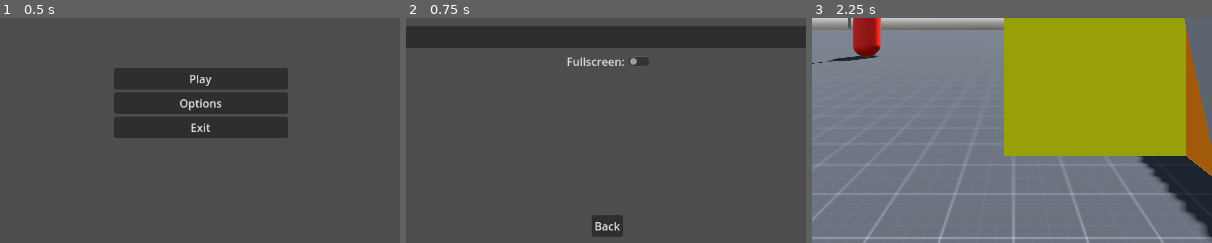
Above: before the commit, frames 1-3 (left to right).
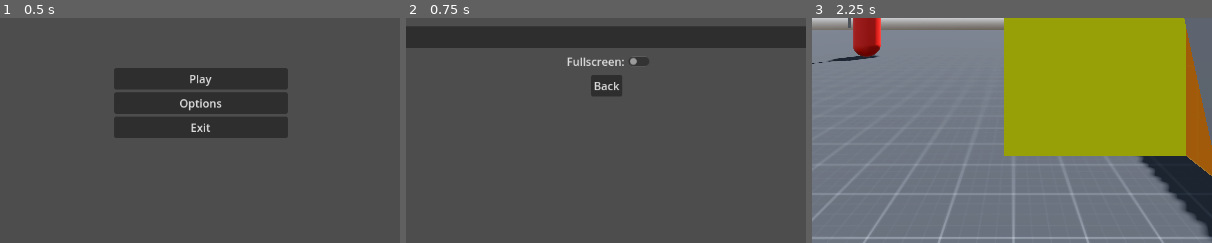
Above: after the commit, the same moments.

Repository: BlackOwlHU/ProjectParry
Game: Godot game, scene res://scenes/menu.tscn
Same seed, same stepped clock (60 frames per second), same inputs: the game is played once before the commit and once after it.
Inputs:
- Up to frame 1 (0.5 s): no input
- Up to frame 2 (0.75 s): click "Options" at 0.5 s
- Up to frame 3 (2.25 s): click "Back" at 1.25 s; click "Play" at 2 s
The pictures show only the part of the screen within x 25-75%, y 50-100%; the shares and areas given below are measured in that part.

Frame 1 is identical in both runs. In frame 2, 1.4% of the frame differs, in the area x 46-55%, y 25-98%; in frame 3, nothing differs.

Commit message:
a0.6
improvements for settings and fixed enemy collison when dead

Diff:
--- a/characters/basic_sword_enemy.tscn
+++ b/characters/basic_sword_enemy.tscn
@@ -28,13 +28,13 @@
 [node name="BodyCollison" type="CollisionShape3D" parent="."]
 shape = SubResource("CapsuleShape3D_ulxrb")
 
+[node name="Area3D" type="Area3D" parent="."]
+
+[node name="DamageRegister" type="CollisionShape3D" parent="Area3D"]
+shape = SubResource("CapsuleShape3D_ulxrb")
+
 [node name="EnemyBody" type="MeshInstance3D" parent="."]
 mesh = SubResource("CapsuleMesh_7d5yk")
-
-[node name="Area3D" type="Area3D" parent="EnemyBody"]
-
-[node name="DamageRegister" type="CollisionShape3D" parent="EnemyBody/Area3D"]
-shape = SubResource("CapsuleShape3D_ulxrb")
 
 [node name="Right_Arm" type="Node3D" parent="."]
 
@@ -54,6 +54,8 @@
 wait_time = 0.1
 autostart = true
 
-[connection signal="area_entered" from="EnemyBody/Area3D" to="." method="_on_area_3d_area_entered"]
+[node name="AnimationPlayer" type="AnimationPlayer" parent="."]
+
+[connection signal="area_entered" from="Area3D" to="." method="_on_area_3d_area_entered"]
 [connection signal="target_reached" from="NavigationAgent3D" to="." method="_on_navigation_agent_3d_target_reached"]
 [connection signal="timeout" from="Timer" to="." method="_on_timer_timeout"]
--- a/scenes/options_menu.tscn
+++ b/scenes/options_menu.tscn
@@ -13,40 +13,6 @@
 metadata/_edit_use_anchors_ = true
 
 [node name="CanvasLayer" type="CanvasLayer" parent="."]
-
-[node name="HBoxContainer" type="HBoxContainer" parent="CanvasLayer"]
-anchors_preset = 7
-anchor_left = 0.5
-anchor_top = 1.0
-anchor_right = 0.5
-anchor_bottom = 1.0
-offset_left = -22.5
-offset_top = -40.0
-offset_right = 22.5
-grow_horizontal = 2
-grow_vertical = 0
-alignment = 1
-
-[node name="MarginContainer" type="MarginContainer" parent="CanvasLayer/HBoxContainer"]
-layout_mode = 2
-
-[node name="VBoxContainer" type="VBoxContainer" parent="CanvasLayer/HBoxContainer/MarginContainer"]
-layout_mode = 2
-
-[node name="Back" type="Button" parent="CanvasLayer/HBoxContainer/MarginContainer/VBoxContainer"]
-layout_mode = 2
-text = "Back"
-
-[node name="HBoxContainer2" type="HBoxContainer" parent="CanvasLayer"]
-anchors_preset = 14
-anchor_top = 0.5
-anchor_right = 1.0
-anchor_bottom = 0.5
-offset_top = -11.5
-offset_bottom = 11.5
-grow_horizontal = 2
-grow_vertical = 2
-alignment = 1
 
 [node name="VBoxContainer" type="VBoxContainer" parent="CanvasLayer"]
 offset_top = 336.0
@@ -78,6 +44,20 @@
 layout_mode = 2
 text = "Fullscreen:"
 
-[connection signal="pressed" from="CanvasLayer/HBoxContainer/MarginContainer/VBoxContainer/Back" to="." method="_on_back_pressed"]
+[node name="HBoxContainer3" type="HBoxContainer" parent="CanvasLayer/VBoxContainer"]
+layout_mode = 2
+alignment = 1
+
+[node name="MarginContainer" type="MarginContainer" parent="CanvasLayer/VBoxContainer/HBoxContainer3"]
+layout_mode = 2
+
+[node name="VBoxContainer" type="VBoxContainer" parent="CanvasLayer/VBoxContainer/HBoxContainer3/MarginContainer"]
+layout_mode = 2
+
+[node name="Back" type="Button" parent="CanvasLayer/VBoxContainer/HBoxContainer3/MarginContainer/VBoxContainer"]
+layout_mode = 2
+text = "Back"
+
 [connection signal="item_selected" from="CanvasLayer/VBoxContainer/HBoxContainer2/OptionButton" to="." method="_on_option_button_item_selected"]
 [connection signal="toggled" from="CanvasLayer/VBoxContainer/HBoxContainer/CheckButton" to="." method="_on_check_button_toggled"]
+[connection signal="pressed" from="CanvasLayer/VBoxContainer/HBoxContainer3/MarginContainer/VBoxContainer/Back" to="." method="_on_back_pressed"]
--- a/scripts/basic_sword_enemy.gd
+++ b/scripts/basic_sword_enemy.gd
@@ -7,11 +7,11 @@
 @onready var timer = $Timer
 @onready var pos = $Position
 @onready var BodyCollison = $BodyCollison
-@onready var DamageRegister = $MeshInstance3D/Area3D/DamageRegister
-@onready var SwordCollison = $Right_Arm/MeshInstance3D/Area3D/SwordCollison
+@onready var DamageRegister = $Area3D/DamageRegister
+@onready var SwordCollison = $Right_Arm/Sword/Area3D/SwordCollison
 @onready var EnemyBody = $EnemyBody
 @onready var Sword = $Right_Arm/Sword
-@onready var Hitbox = $EnemyBody/Area3D
+@onready var Hitbox = $Area3D
 
 var enemy_health = 100
 
@@ -64,9 +64,13 @@
 			print("enemy_killed")
 			EnemyBody.visible = false
 			Sword.visible = false
-			BodyCollison.disabled = true
-			#Hitbox.call_deferred("set_disable_mode", false)
-			#DamageRegister.call_deferred("set_disabled", true)
-			#SwordCollison.call_deferred("set_disabled", true)
+			BodyCollison.set_deferred("disabled", true)
+			DamageRegister.set_deferred("disabled", true)
+			SwordCollison.set_deferred("disabled", true)
+			Hitbox.set_deferred("monitoring", false)
+			#BodyCollison.disabled = true
+			#DamageRegister.disabled = true
+			#SwordCollison.disabled = true
+			#Hitbox.monitoring = false
 			#$StaticBody3D.collision_layer = 0
 			#$StaticBody3D.collision_mask = 0
